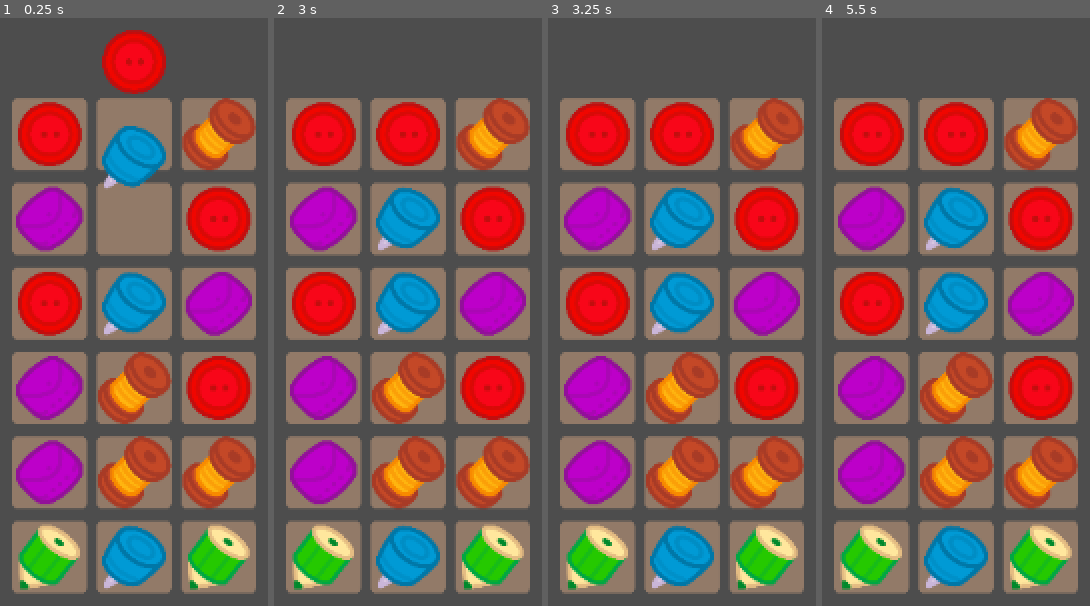
Above: before the commit, frames 1-4 (left to right).
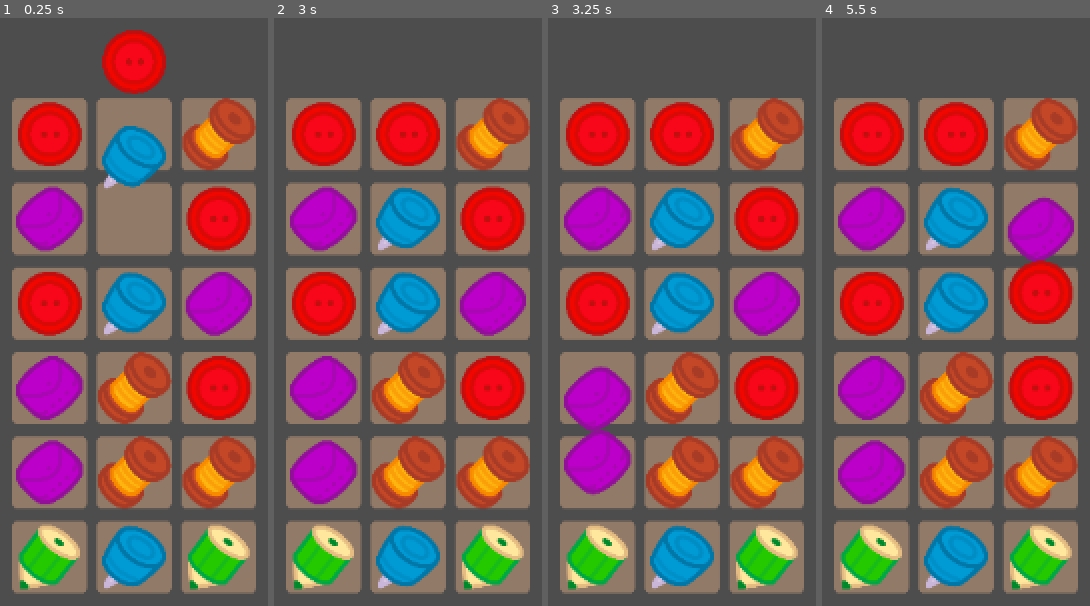
Above: after the commit, the same moments.

Repository: vyacheslavhere/godotm3
Game: Godot game, scene res://scenes/m3.tscn
The game is run twice, just before and just after one commit, with the same random seed, the same clock (stepped at 60 frames per second) and the same inputs.
Inputs (mouse positions are in pixels of both pictures, inside the frame that each line leads up to):
- Up to frame 1 (0.25 s): no input
- Up to frame 2 (3 s): move the mouse to (outside the picture) at 0.52 s; click (outside the picture) at 0.67 s; tap Enter at 1.25, 2.75 s; move the mouse to (outside the picture) at 1.27 s; click (outside the picture) at 1.42 s; tap Space at 2 s; move the mouse to (outside the picture) at 2.02 s; click (outside the picture) at 2.17 s; move the mouse to (349, 417) at 2.77 s; click (349, 417) at 2.92 s
- Up to frame 3 (3.25 s): no input
- Up to frame 4 (5.5 s): move the mouse to (outside the picture) at 3.52 s; click (outside the picture) at 3.67 s; tap Space at 4.25 s; move the mouse to (outside the picture) at 4.27 s; click (outside the picture) at 4.42 s; tap Enter at 5 s; move the mouse to (1057, 235) at 5.02 s; click (1057, 235) at 5.17 s

Frames 1-2 are identical in both runs. In frame 3, 2.7% of the frame differs, in the area x 5-32%, y 57-83%; in frame 4, 4.9%, in the area x 69-95%, y 28-55%.

Commit message:
added bombs

Diff:
--- a/scenes/m3.tscn
+++ b/scenes/m3.tscn
@@ -8,6 +8,7 @@
 [ext_resource type="PackedScene" uid="uid://dlijrfienlpwd" path="res://scenes/prefabs/chips/red.tscn" id="6_k5j23"]
 [ext_resource type="PackedScene" uid="uid://dmvl5o4khavoo" path="res://scenes/prefabs/chips/yellow.tscn" id="7_4ohyr"]
 [ext_resource type="Script" uid="uid://cs4vqqbjjced4" path="res://scripts/random.gd" id="8_o24bc"]
+[ext_resource type="PackedScene" uid="uid://drll6mf8t3hqa" path="res://scenes/prefabs/chips/bomb.tscn" id="8_u36m5"]
 [ext_resource type="Script" uid="uid://bbpg716mwl40m" path="res://scripts/input.gd" id="9_604la"]
 
 [node name="M3" type="Node2D"]
@@ -16,10 +17,14 @@
 script = ExtResource("1_1va2j")
 prefabs = {
 "blue_chip": ExtResource("3_o24bc"),
+"bomb": ExtResource("8_u36m5"),
+"color_bomb": ExtResource("8_u36m5"),
 "green_chip": ExtResource("4_604la"),
+"horizontal_arrow": ExtResource("8_u36m5"),
 "purple_chip": ExtResource("5_u36m5"),
 "red_chip": ExtResource("6_k5j23"),
 "tile": ExtResource("2_ikrw4"),
+"vertical_arrow": ExtResource("8_u36m5"),
 "yellow_chip": ExtResource("7_4ohyr")
 }
 board_offset = Vector2(500, 250)
@@ -28,6 +33,7 @@
 die_tween_duration = 0.075
 die_tween_scale_factor = 0.8
 swap_tween_duration = 0.125
+swap_fail_tween_duration = 0.2
 
 [node name="BoardInput" type="Node2D" parent="Board"]
 script = ExtResource("9_604la")
--- a/scenes/prefabs/chips/blue.tscn
+++ b/scenes/prefabs/chips/blue.tscn
@@ -1,7 +1,8 @@
-[gd_scene load_steps=4 format=3 uid="uid://m01u3edhtd3m"]
+[gd_scene load_steps=5 format=3 uid="uid://m01u3edhtd3m"]
 
 [ext_resource type="Texture2D" uid="uid://c2d8qei1xq46o" path="res://sprites/chips-02.png" id="1_3hytv"]
 [ext_resource type="Script" uid="uid://snb2vfxaphsm" path="res://scripts/chip.gd" id="2_etura"]
+[ext_resource type="Script" uid="uid://cq73ygyxy2x2c" path="res://scripts/chips/color.gd" id="3_e2rse"]
 
 [sub_resource type="AtlasTexture" id="AtlasTexture_neyfe"]
 atlas = ExtResource("1_3hytv")
@@ -13,3 +14,10 @@
 script = ExtResource("2_etura")
 is_fall_enabled = true
 is_swap_enabled = true
+
+[node name="ColorChip" type="Node" parent="." node_paths=PackedStringArray("chip")]
+script = ExtResource("3_e2rse")
+chip = NodePath("..")
+metadata/_custom_type_script = "uid://cq73ygyxy2x2c"
+
+[connection signal="damage" from="." to="ColorChip" method="_on_damage"]
--- /dev/null
+++ b/scenes/prefabs/chips/bomb.tscn
@@ -0,0 +1,24 @@
+[gd_scene load_steps=5 format=3 uid="uid://drll6mf8t3hqa"]
+
+[ext_resource type="Texture2D" uid="uid://c2d8qei1xq46o" path="res://sprites/chips-02.png" id="1_pt1q0"]
+[ext_resource type="Script" uid="uid://snb2vfxaphsm" path="res://scripts/chip.gd" id="2_qnf20"]
+[ext_resource type="Script" uid="uid://bdfyefh0hynry" path="res://scripts/chips/bomb.gd" id="3_qnf20"]
+
+[sub_resource type="AtlasTexture" id="AtlasTexture_10vw2"]
+atlas = ExtResource("1_pt1q0")
+region = Rect2(324, 42, 283, 283)
+
+[node name="Bomb" type="Sprite2D"]
+scale = Vector2(0.184217, 0.184217)
+texture = SubResource("AtlasTexture_10vw2")
+script = ExtResource("2_qnf20")
+is_fall_enabled = true
+is_swap_enabled = true
+
+[node name="BombChip" type="Node2D" parent="." node_paths=PackedStringArray("chip")]
+script = ExtResource("3_qnf20")
+chip = NodePath("..")
+metadata/_custom_type_script = "uid://bdfyefh0hynry"
+
+[connection signal="damage" from="." to="BombChip" method="_on_bomb_damage"]
+[connection signal="swap" from="." to="BombChip" method="_on_bomb_swap"]
--- a/scenes/prefabs/chips/green.tscn
+++ b/scenes/prefabs/chips/green.tscn
@@ -1,7 +1,8 @@
-[gd_scene load_steps=4 format=3 uid="uid://d2e8orvkx7kl7"]
+[gd_scene load_steps=5 format=3 uid="uid://d2e8orvkx7kl7"]
 
 [ext_resource type="Texture2D" uid="uid://c2d8qei1xq46o" path="res://sprites/chips-02.png" id="1_6tfw3"]
 [ext_resource type="Script" uid="uid://snb2vfxaphsm" path="res://scripts/chip.gd" id="2_0p8a7"]
+[ext_resource type="Script" uid="uid://cq73ygyxy2x2c" path="res://scripts/chips/color.gd" id="3_du8lr"]
 
 [sub_resource type="AtlasTexture" id="AtlasTexture_2hlmj"]
 atlas = ExtResource("1_6tfw3")
@@ -13,3 +14,10 @@
 script = ExtResource("2_0p8a7")
 is_fall_enabled = true
 is_swap_enabled = true
+
+[node name="ColorChip" type="Node" parent="." node_paths=PackedStringArray("chip")]
+script = ExtResource("3_du8lr")
+chip = NodePath("..")
+metadata/_custom_type_script = "uid://cq73ygyxy2x2c"
+
+[connection signal="damage" from="." to="ColorChip" method="_on_damage"]
--- a/scenes/prefabs/chips/purple.tscn
+++ b/scenes/prefabs/chips/purple.tscn
@@ -1,7 +1,8 @@
-[gd_scene load_steps=4 format=3 uid="uid://d3ucx1qn3mrlo"]
+[gd_scene load_steps=5 format=3 uid="uid://d3ucx1qn3mrlo"]
 
 [ext_resource type="Texture2D" uid="uid://c2d8qei1xq46o" path="res://sprites/chips-02.png" id="1_db08d"]
 [ext_resource type="Script" uid="uid://snb2vfxaphsm" path="res://scripts/chip.gd" id="2_j5l2o"]
+[ext_resource type="Script" uid="uid://cq73ygyxy2x2c" path="res://scripts/chips/color.gd" id="3_044pm"]
 
 [sub_resource type="AtlasTexture" id="AtlasTexture_h1xqt"]
 atlas = ExtResource("1_db08d")
@@ -13,3 +14,10 @@
 script = ExtResource("2_j5l2o")
 is_fall_enabled = true
 is_swap_enabled = true
+
+[node name="ColorChip" type="Node" parent="." node_paths=PackedStringArray("chip")]
+script = ExtResource("3_044pm")
+chip = NodePath("..")
+metadata/_custom_type_script = "uid://cq73ygyxy2x2c"
+
+[connection signal="damage" from="." to="ColorChip" method="_on_damage"]
--- a/scenes/prefabs/chips/red.tscn
+++ b/scenes/prefabs/chips/red.tscn
@@ -1,7 +1,8 @@
-[gd_scene load_steps=4 format=3 uid="uid://dlijrfienlpwd"]
+[gd_scene load_steps=5 format=3 uid="uid://dlijrfienlpwd"]
 
 [ext_resource type="Texture2D" uid="uid://c2d8qei1xq46o" path="res://sprites/chips-02.png" id="1_tu4m1"]
 [ext_resource type="Script" uid="uid://snb2vfxaphsm" path="res://scripts/chip.gd" id="2_yat5q"]
+[ext_resource type="Script" uid="uid://cq73ygyxy2x2c" path="res://scripts/chips/color.gd" id="3_l2p2t"]
 
 [sub_resource type="AtlasTexture" id="AtlasTexture_5gc4a"]
 atlas = ExtResource("1_tu4m1")
@@ -13,3 +14,10 @@
 script = ExtResource("2_yat5q")
 is_fall_enabled = true
 is_swap_enabled = true
+
+[node name="ColorChip" type="Node" parent="." node_paths=PackedStringArray("chip")]
+script = ExtResource("3_l2p2t")
+chip = NodePath("..")
+metadata/_custom_type_script = "uid://cq73ygyxy2x2c"
+
+[connection signal="damage" from="." to="ColorChip" method="_on_damage"]
--- a/scenes/prefabs/chips/yellow.tscn
+++ b/scenes/prefabs/chips/yellow.tscn
@@ -1,7 +1,8 @@
-[gd_scene load_steps=4 format=3 uid="uid://dmvl5o4khavoo"]
+[gd_scene load_steps=5 format=3 uid="uid://dmvl5o4khavoo"]
 
 [ext_resource type="Texture2D" uid="uid://c2d8qei1xq46o" path="res://sprites/chips-02.png" id="1_43w24"]
 [ext_resource type="Script" uid="uid://snb2vfxaphsm" path="res://scripts/chip.gd" id="2_vktcr"]
+[ext_resource type="Script" uid="uid://cq73ygyxy2x2c" path="res://scripts/chips/color.gd" id="3_gfg26"]
 
 [sub_resource type="AtlasTexture" id="AtlasTexture_tdmkg"]
 atlas = ExtResource("1_43w24")
@@ -13,3 +14,10 @@
 script = ExtResource("2_vktcr")
 is_fall_enabled = true
 is_swap_enabled = true
+
+[node name="ColorChip" type="Node" parent="." node_paths=PackedStringArray("chip")]
+script = ExtResource("3_gfg26")
+chip = NodePath("..")
+metadata/_custom_type_script = "uid://cq73ygyxy2x2c"
+
+[connection signal="damage" from="." to="ColorChip" method="_on_damage"]
--- a/scripts/board.gd
+++ b/scripts/board.gd
@@ -45,6 +45,7 @@
 @export var die_tween_duration: float
 @export var die_tween_scale_factor: float
 @export var swap_tween_duration: float
+@export var swap_fail_tween_duration: float
 # matches array, contains matches
 @export var matches: Array
 # randomization
@@ -57,12 +58,14 @@
 		"purple_chip",
 		"yellow_chip",
 		"green_chip"
+	],
+	"swaps_with_any": [
+		"bomb",
+		"color_bomb",
+		"vertical_arrow",
+		"horizontal_arrow"
 	]
 }
-
-# signals
-signal on_swap(first: Tile, second: Tile)
-signal on_swap_fail(first: Tile, second: Tile)
 
 # process
 func _process(delta: float) -> void:
@@ -92,33 +95,10 @@
 		if chip_data["kind"] != "empty":
 			if chip_data["kind"] == "random":
 				var kind = self.random_chip()
-				var chip = self.instantiate_prefab(
-					kind
-				) as Chip
-				chip.position = to_point(
-					tile_data['x'],
-					tile_data['y']
-				)
-				chip.init(
-					self,
-					tile,
-					kind
-				)
-				tile.chip = chip
+				spawn_chip(kind, tile)
 			else:
-				var chip = self.instantiate_prefab(
-					chip_data["kind"]
-				) as Chip
-				chip.position = to_point(
-					tile_data['x'],
-					tile_data['y']
-				)
-				chip.init(
-					self,
-					tile,
-					chip_data["kind"]
-				)
-				tile.chip = chip
+				var kind = self.random_chip()
+				spawn_chip(chip_data['kind'], tile)
 	# find all matches
 	find_all_matches()
 
@@ -190,12 +170,40 @@
 
 	return true
 
+# damage chip in tile
+func damage(tile: Tile):
+	if tile.chip != null and !tile.chip.is_busy:
+		tile.chip.damage.emit()
+
+# explode radius
+func explode_radius(target: Tile, radius: int):
+	for x in range(target.x - radius, target.x + radius + 1):
+		for y in range(target.y - radius, target.y + radius + 1):
+			var tile = tile_at(x, y)
+			if tile != null:
+				damage(tile)
+
+# spawn chip
+func spawn_chip(kind: String, tile: Tile):
+	var chip = instantiate_prefab(
+		kind
+	) as Chip
+	chip.init(self, tile, kind)
+	chip.position = tile.position
+	tile.chip = chip
+
 # completes match
 func complete_match(m: Dictionary):
+	# deleting old chips
 	for tile in m["tail"]:
 		tile.delete_chip()
-	m["source"].delete_chip()
-	# todo: add out handle
+	# if nothing out, deleting chip
+	if m["out"] == "empty":
+		m["source"].delete_chip()
+	# else
+	else:
+		m["source"].delete_chip_immediate()
+		spawn_chip(m["out"], m["source"])
 
 # finds all matches on the board
 func find_all_matches():
@@ -246,6 +254,54 @@
 	if target != null:
 		matches.append(target)
 
+# visual swap
+func visual_swap(a: Chip, b: Chip, match_a, match_b):
+	# visual swapping
+	var tween_a = create_tween()
+	tween_a.set_ease(Tween.EASE_IN_OUT)
+	tween_a.set_trans(Tween.TRANS_QUAD)
+	tween_a.tween_property(a, "position", b.position, swap_tween_duration)
+	tween_a.tween_callback(
+		func():
+			a.is_busy = false
+			a.swap.emit(b)
+			self.enqueue_match(match_a)
+	)
+
+	var tween_b = create_tween()
+	tween_b.set_ease(Tween.EASE_IN_OUT)
+	tween_b.set_trans(Tween.TRANS_QUAD)
+	tween_b.tween_property(b, "position", a.position, swap_tween_duration)
+	tween_b.tween_callback(
+		func():
+			b.is_busy = false
+			b.swap.emit(a)
+			self.enqueue_match(match_b)
+	)
+
+# visual swap fail
+func visual_swap_fail(a: Chip, b: Chip):
+	# visual swap fail
+	var tween_a = create_tween()
+	tween_a.set_ease(Tween.EASE_IN_OUT)
+	tween_a.set_trans(Tween.TRANS_QUAD)
+	tween_a.tween_property(a, "position", b.position, swap_fail_tween_duration)
+	tween_a.tween_property(a, "position", a.position, swap_fail_tween_duration)
+	tween_a.tween_callback(
+		func():
+			a.is_busy = false
+	)
+
+	var tween_b = create_tween()
+	tween_b.set_ease(Tween.EASE_IN_OUT)
+	tween_b.set_trans(Tween.TRANS_QUAD)
+	tween_b.tween_property(b, "position", a.position, swap_fail_tween_duration)
+	tween_b.tween_property(b, "position", b.position, swap_fail_tween_duration)
+	tween_b.tween_callback(
+		func():
+			b.is_busy = false
+	)
+
 # input
 func input(a: Chip, b: Chip):
 	# setting busy
@@ -266,36 +322,25 @@
 	var match_a = a.find_match(false)
 	var match_b = b.find_match(false)
 
+	# if swaps with any
+	if a.kind in chip_groups["swaps_with_any"] or b.kind in chip_groups["swaps_with_any"]:
+		# swapping
+		visual_swap(a, b, match_a, match_b)
 	# checking at least one match created
-	if match_a != null or match_b != null:
-		# visual swapping
-		var tween_a = create_tween()
-		tween_a.set_ease(Tween.EASE_IN_OUT)
-		tween_a.set_trans(Tween.TRANS_QUAD)
-		tween_a.tween_property(a, "position", b.position, swap_tween_duration)
-		tween_a.tween_callback(
-			func():
-				a.is_busy = false
-				self.enqueue_match(match_a)
-		)
-
-		var tween_b = create_tween()
-		tween_b.set_ease(Tween.EASE_IN_OUT)
-		tween_b.set_trans(Tween.TRANS_QUAD)
-		tween_b.tween_property(b, "position", a.position, swap_tween_duration)
-		tween_b.tween_callback(
-			func():
-				b.is_busy = false
-				self.enqueue_match(match_b)
-		)
+	elif match_a != null or match_b != null:
+		# visual swap
+		visual_swap(a, b, match_a, match_b)
 	# if not, returning old positions back
 	else:
+		# turning back swap
 		a.tile = tile_a
 		b.tile = tile_b
 		tile_a.chip = a
 		tile_b.chip = b
 		a.is_busy = false
 		b.is_busy = false
+		# visual swap fail
+		visual_swap_fail(a, b)
 
 # tile position to world point
 func to_point(x: int, y: int) -> Vector2:
--- a/scripts/chip.gd
+++ b/scripts/chip.gd
@@ -12,6 +12,10 @@
 @export var is_fall_enabled: bool
 @export var is_swap_enabled: bool
 @export var is_break_arrows: bool
+
+# signals
+signal swap(with: Chip)
+signal damage()
 
 # init
 func init(board: Board, tile: Tile, kind: String):
--- /dev/null
+++ b/scripts/chips/bomb.gd
@@ -0,0 +1,26 @@
+# bomb
+class_name BombChip
+extends Node2D
+
+# chip
+@export var chip: Chip
+
+# on swap
+func _on_bomb_swap(with: Chip) -> void:
+	chip.is_busy = true
+	with.tile.delete_chip_immediate()
+	chip.board.explode_radius(
+		chip.tile,
+		1
+	)
+	chip.tile.delete_chip_immediate()
+
+
+# on damage
+func _on_bomb_damage() -> void:
+	chip.is_busy = true
+	chip.board.explode_radius(
+		chip.tile,
+		1
+	)
+	chip.tile.delete_chip_immediate()
--- /dev/null
+++ b/scripts/chips/color.gd
@@ -0,0 +1,10 @@
+# color chip
+class_name ColorChip
+extends Node
+
+# chip
+@export var chip: Chip
+
+# on damage
+func _on_damage() -> void:
+	chip.tile.delete_chip()
--- a/scripts/tile.gd
+++ b/scripts/tile.gd
@@ -93,3 +93,8 @@
 				chip.queue_free()
 				chip = null
 		)
+
+# deletes chip immediate
+func delete_chip_immediate():
+	chip.queue_free()
+	chip = null
Not shown: 1 places in scenes/m3.tscn that only renumber resources
Not shown, added: scripts/chips/bomb.gd.uid
Not shown, added: scripts/chips/color.gd.uid
